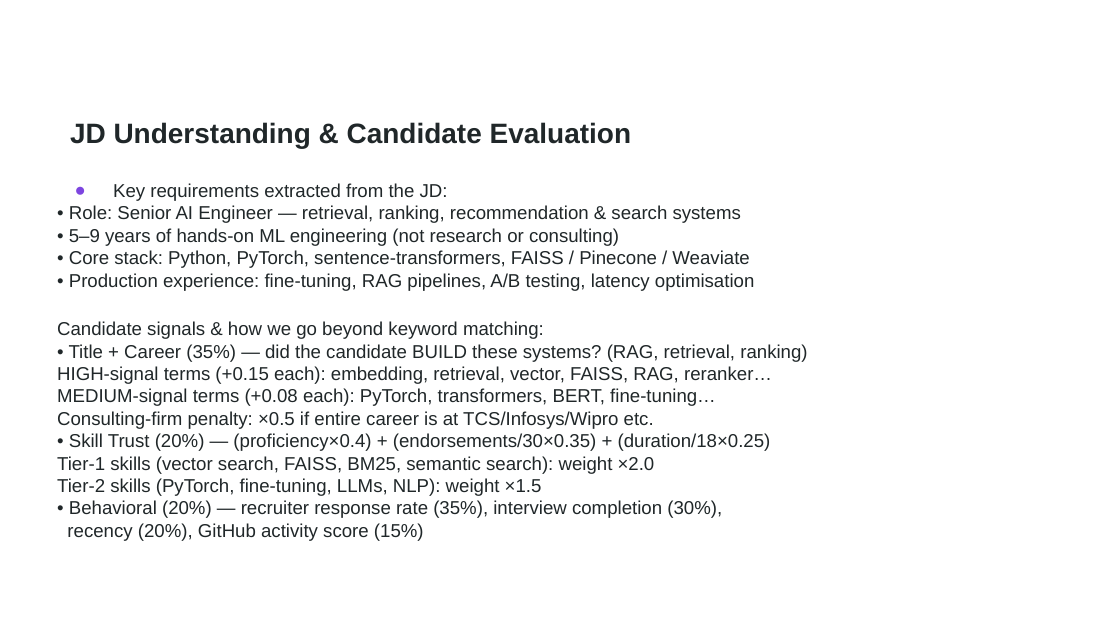
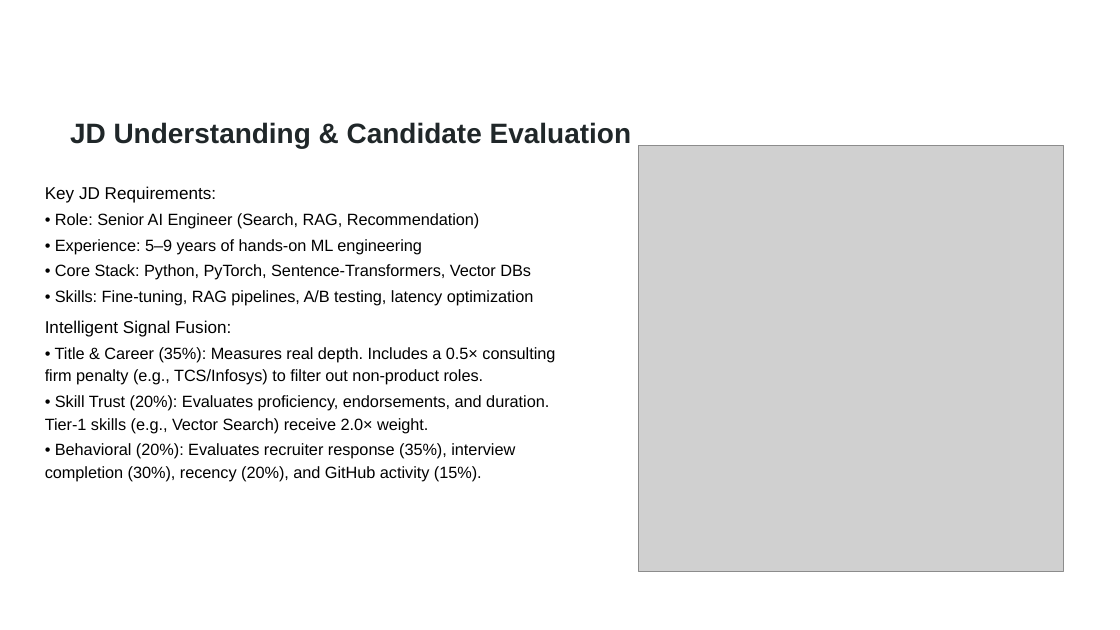
Before and after one commit to theAdityaNVS/redrob-candidate-ranker, a slide deck: slide 3 of Tech_Adi_Redrob_Submission.pptx. Drawn at 1120x630 pixels with LibreOffice and Linux fonts; fonts in the diff are those of the drawing; grey boxes stand for pictures; background and template pictures are left out. Boxes give left, top, right and bottom in pixels: in the first picture for what was removed or moved away, otherwise in the second. Text is boxed around its words. In the diff, an @@ line names an element or a change of style, - is before the commit and + after.

```diff
--- a/Tech_Adi_Redrob_Submission.pptx
+++ b/Tech_Adi_Redrob_Submission.pptx
@@ picture added at box(638, 146, 1064, 571) @@
@@ text at box(45, 186, 555, 481): text changed; size 12 to 10.5 pt; text colour #202729 to #000000 @@
-● Key requirements extracted from the JD:
-• Role: Senior AI Engineer — retrieval, ranking, recommendation & search systems
-• 5–9 years of hands-on ML engineering (not research or consulting)
-• Core stack: Python, PyTorch, sentence-transformers, FAISS / Pinecone / Weaviate
-• Production experience: fine-tuning, RAG pipelines, A/B testing, latency optimisation
-Candidate signals & how we go beyond keyword matching:
-• Title + Career (35%) — did the candidate BUILD these systems? (RAG, retrieval, ranking)
-  HIGH-signal terms (+0.15 each): embedding, retrieval, vector, FAISS, RAG, reranker…
-  MEDIUM-signal terms (+0.08 each): PyTorch, transformers, BERT, fine-tuning…
-  Consulting-firm penalty: ×0.5 if entire career is at TCS/Infosys/Wipro etc.
-• Skill Trust (20%) — (proficiency×0.4) + (endorsements/30×0.35) + (duration/18×0.25)
-  Tier-1 skills (vector search, FAISS, BM25, semantic search): weight ×2.0
-  Tier-2 skills (PyTorch, fine-tuning, LLMs, NLP): weight ×1.5
-• Behavioral (20%) — recruiter response rate (35%), interview completion (30%),
-recency (20%), GitHub activity score (15%)
+Key JD Requirements:
+• Role: Senior AI Engineer (Search, RAG, Recommendation)
+• Experience: 5–9 years of hands-on ML engineering
+• Core Stack: Python, PyTorch, Sentence-Transformers, Vector DBs
+• Skills: Fine-tuning, RAG pipelines, A/B testing, latency optimization
+Intelligent Signal Fusion:
+• Title & Career (35%): Measures real depth. Includes a 0.5× consulting firm penalty (e.g., TCS/Infosys) to filter out non-product roles.
+• Skill Trust (20%): Evaluates proficiency, endorsements, and duration. Tier-1 skills (e.g., Vector Search) receive 2.0× weight.
+• Behavioral (20%): Evaluates recruiter response (35%), interview completion (30%), recency (20%), and GitHub activity (15%).
```
Also in this commit, not shown: 4 other slides changed, 34 other files.
